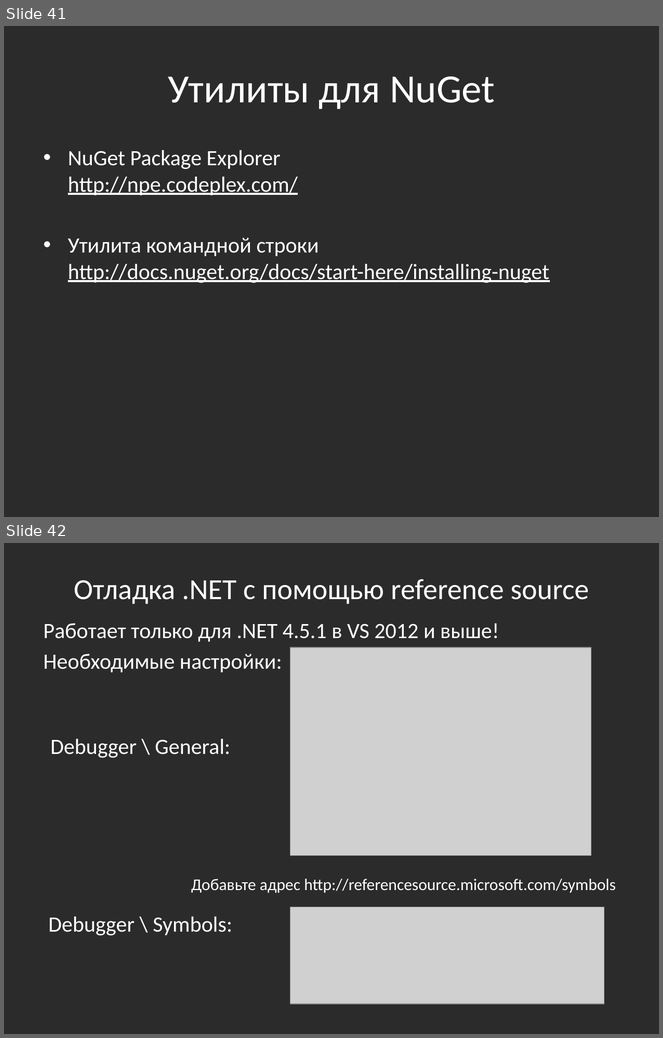
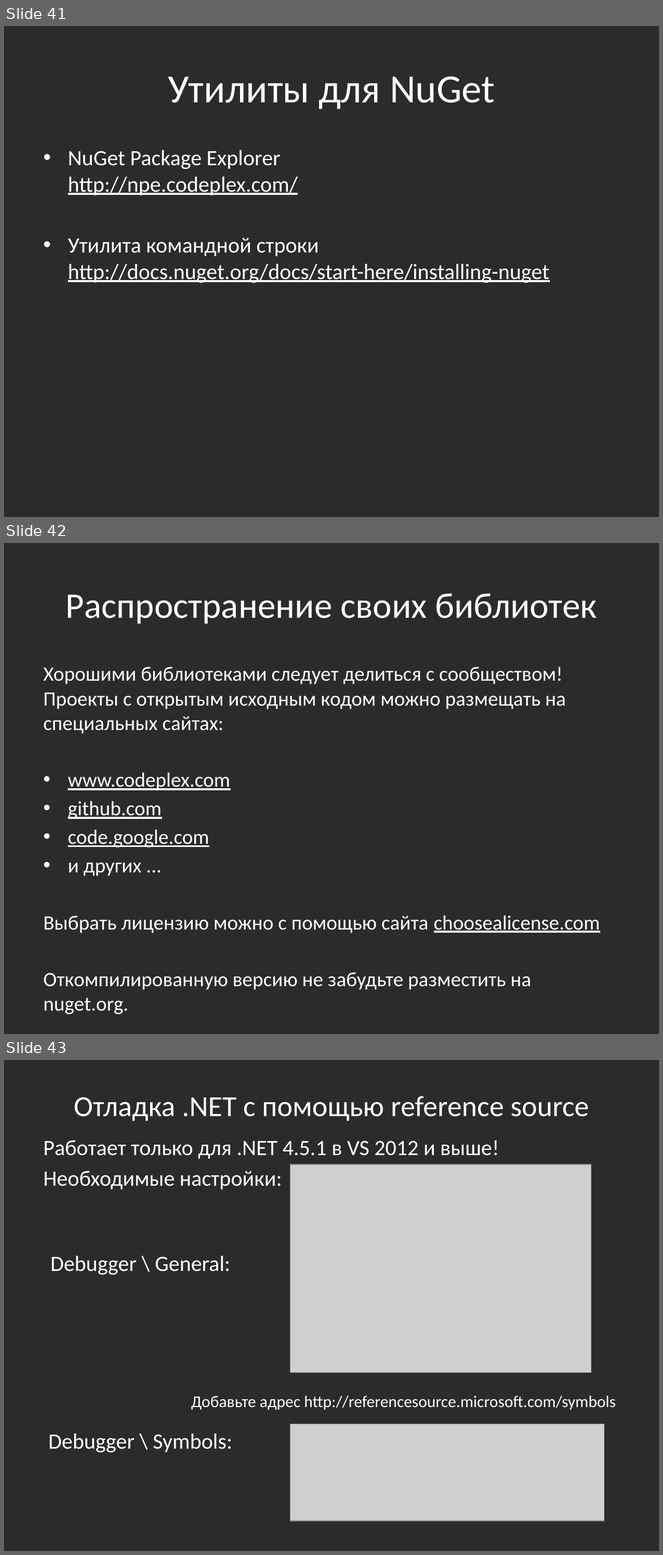
Before and after one commit to bazile/Training, a slide deck: Presentation/lesson-07-reflection.pptx. Shown one above the other, each under a label of ours: slides 41 and 42 before the commit, slides 41, 42 and 43 after it. The pictures are 663x1038 and 663x1555 pixels, drawn with LibreOffice and Linux fonts; fonts in the diff are those of the drawing; grey boxes stand for pictures; background and template pictures are left out; a plain dark background stands for a picture behind light text. Boxes give left, top, right and bottom in pixels: in the first picture for what was removed or moved away, otherwise in the second. Text is boxed around its words. In the diff, an @@ line names an element or a change of style, - is before the commit and + after.

Commit message:
How to distribute .NET libraries

```diff
--- a/Presentation/lesson-07-reflection.pptx
+++ b/Presentation/lesson-07-reflection.pptx
@@ slide 42 added at (4,543,659,1034), background picture (left out) @@
@@ title added at (65,593,597,624), 39.6 pt, text #FFFFFF @@
+Распространение своих библиотек
@@ text added at (44,667,600,990), 22.4 pt, text #FFFFFF @@
+Хорошими библиотеками следует делиться с сообществом! Проекты с открытым исходным кодом можно размещать на специальных сайтах:
+• www.codeplex.com
+• github.com
+• code.google.com
+• и других ...
+Выбрать лицензию можно с помощью сайта choosealicense.com
+Откомпилированную версию не забудьте разместить на nuget.org.
@@ what was slide 42 is now slide 43 @@
```
